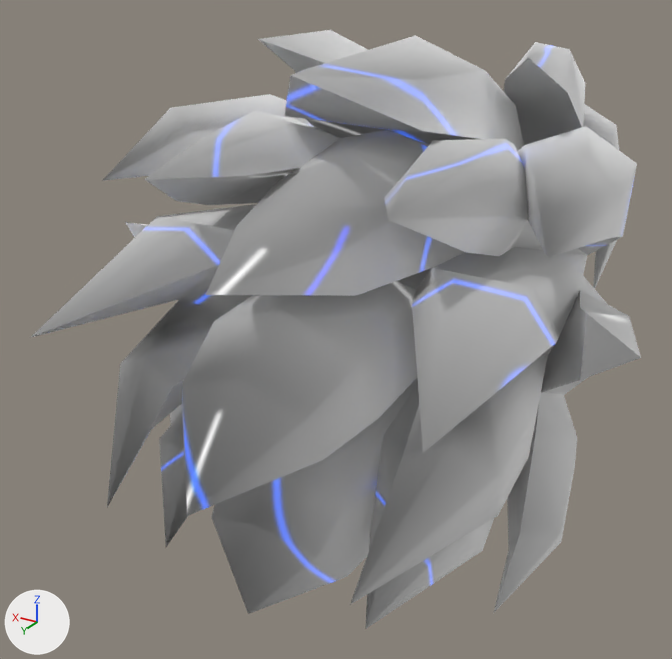
An edit to the glTF model assets/manafever_sammichgamer/hair/mf_animehair/M_Hair.glb, drawn before and after from the same camera.
Before and after are seen from a 50 mm camera at (-0.316, 0.653, 2.069) aimed at (0.032, 0.072, 1.779). The lights are fixed; the arrows at lower left show +X, +Y and +Z. Where no turn or scale is listed for an object, it has been applied to the vertices.

The first picture shows 'sammich_hair'.
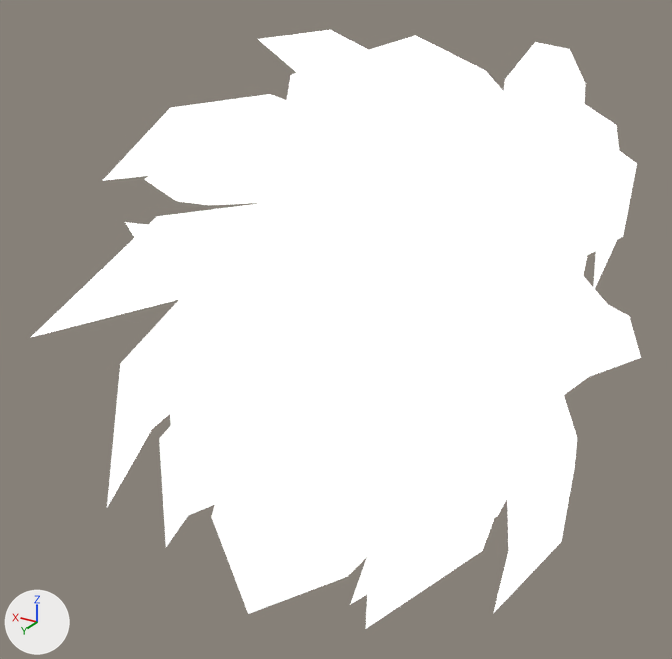
Commit message: emissive test

Pixel boxes [x1, y1, x2, y2] of what changed, in the pictures (672 x 659 px):
'sammich_hair', surface changed (grey to white): [30, 30, 641, 629] in both

What changed in the scene script:
```text
Change mat_avatarhair_mat:
    where n2 = _N.new('ShaderNodeTexImage'); n2.name = 'Image Texture'
    remove n3 = _N.new('ShaderNodeTexImage'); n3.name = 'Image Texture.001'
    remove n3.image = img_hair_texture__1
    n2.image: img_hair_emissive -> img_hair_texture__1
    where n0 = _N.new('ShaderNodeBsdfPrincipled'); n0.name = 'Principled BSDF'
    remove _L.new(n2.outputs[0], n0.inputs[27])  # 'Color' to 'Emission Color'
    remove _L.new(n3.outputs[0], n0.inputs[0])  # 'Color' to 'Base Color'
    add _L.new(n2.outputs[0], n0.inputs[0])  # 'Color' to 'Base Color'
```
